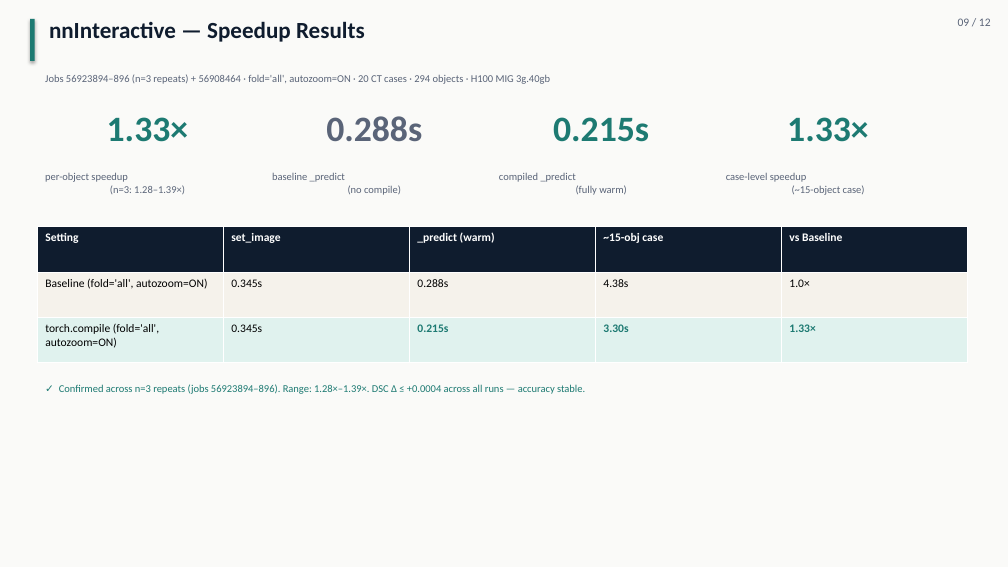
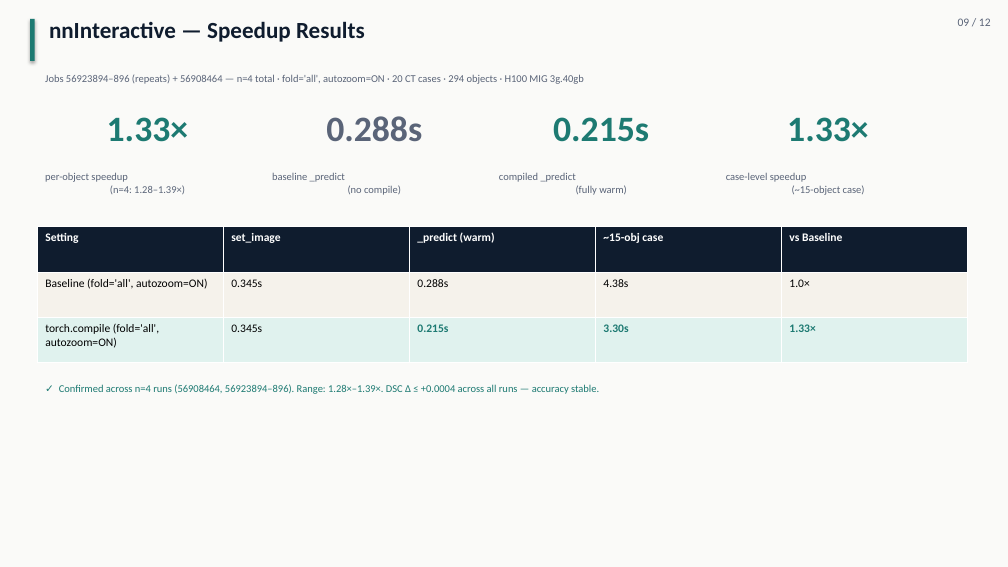
Before and after one commit to pentaexe/VoxTell-main, a slide deck: slide 9 of slides.pptx. Drawn at 1008x567 pixels with LibreOffice and Linux fonts; fonts in the diff are those of the drawing. Boxes give left, top, right and bottom in pixels: in the first picture for what was removed or moved away, otherwise in the second. Text is boxed around its words. In the diff, an @@ line names an element or a change of style, - is before the commit and + after.

```diff
--- a/slides.pptx
+++ b/slides.pptx
@@ text at bbox=[45, 74, 584, 84]: text changed @@
-Jobs 56923894–896 (n=3 repeats) + 56908464 · fold='all', autozoom=ON · 20 CT cases · 294 objects · H100 MIG 3g.40gb
+Jobs 56923894–896 (repeats) + 56908464 — n=4 total · fold='all', autozoom=ON · 20 CT cases · 294 objects · H100 MIG 3g.40gb
@@ text at bbox=[45, 172, 185, 194]: text changed @@
-per-object speedup
-(n=3: 1.28–1.39×)
+per-object speedup
+(n=4: 1.28–1.39×)
@@ text at bbox=[59, 384, 599, 394]: text changed @@
-✓ Confirmed across n=3 repeats (jobs 56923894–896). Range: 1.28×–1.39×. DSC Δ ≤ +0.0004 across all runs — accuracy stable.
+✓ Confirmed across n=4 runs (56908464, 56923894–896). Range: 1.28×–1.39×. DSC Δ ≤ +0.0004 across all runs — accuracy stable.
```
Also in this commit, not shown: 8 other slides changed, 1 other file.
